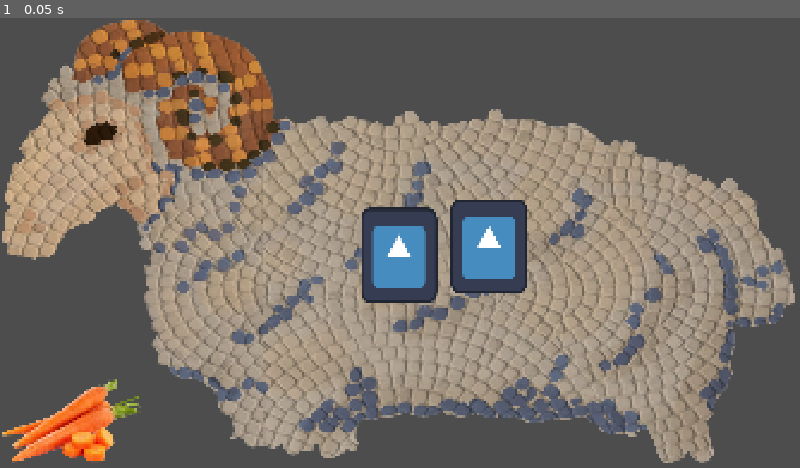
Above: before the commit, frame 1.
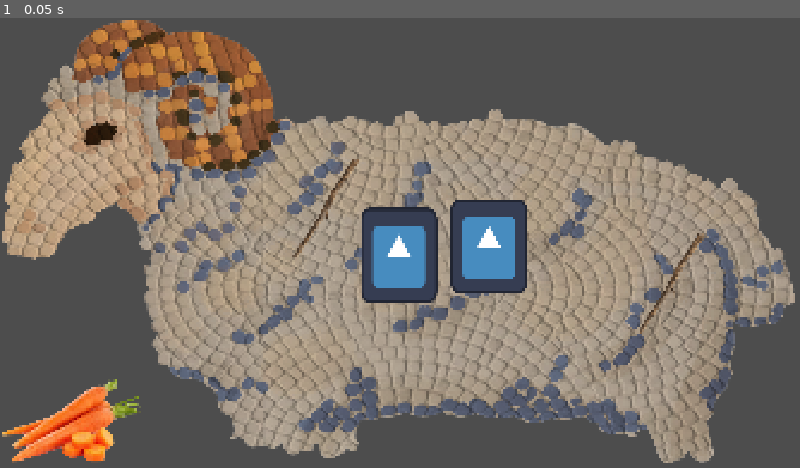
Above: after the commit, the same moment.

Repository: Corneeey/brackeys-2026
Game: Godot game, scene res://scenes/main.tscn
Same seed, same stepped clock (60 frames per second), same inputs: the game is played once before the commit and once after it. The engine's default icon, where the game draws it, is replaced by a stand-in: a white triangle on a blue panel in a dark square.
Inputs:
- Up to frame 1 (0.05 s): no input

The runs differ from the first frame. In frame 1, 0.3% of the frame differs, in the area x 36-88%, y 31-71%.

Commit message:
Implemented Sticks

Diff:
--- /dev/null
+++ b/globals/draggable_manager.gd
@@ -0,0 +1,3 @@
+extends Node
+
+var is_currently_dragging_something = false
--- a/globals/score_manager.gd
+++ b/globals/score_manager.gd
@@ -6,10 +6,14 @@
 @export_range(0, 50)
 var feed_food_score = 5
 
+@export_range(0, 50)
+var remove_stick_score = 15
+
 @export_range(0, 1)
 var scratch_score_per_movement = 0.001
 
 var score = 0
 
 func _process(_delta: float) -> void:
-	print("Score: ", score)
+	pass
+	#print("Score: ", score)
--- /dev/null
+++ b/globals/sheep_manager.gd
@@ -0,0 +1,3 @@
+extends Node
+
+var sheep_body : Area2D
--- a/project.godot
+++ b/project.godot
@@ -18,12 +18,23 @@
 [autoload]
 
 ScoreManager="*uid://nfvhqspm6gyy"
+DraggableManager="*uid://d25ecwnfu840h"
+SheepManager="*uid://dblbrkojlyuwu"
 
 [display]
 
 window/size/viewport_width=1920
 window/size/viewport_height=1080
 window/stretch/mode="canvas_items"
+window/stretch/aspect="expand"
+
+[input]
+
+drag={
+"deadzone": 0.2,
+"events": [Object(InputEventMouseButton,"resource_local_to_scene":false,"resource_name":"","device":-1,"window_id":0,"alt_pressed":false,"shift_pressed":false,"ctrl_pressed":false,"meta_pressed":false,"button_mask":0,"position":Vector2(0, 0),"global_position":Vector2(0, 0),"factor":1.0,"button_index":1,"canceled":false,"pressed":false,"double_click":false,"script":null)
+]
+}
 
 [physics]
 
--- a/scenes/dirt.gd
+++ b/scenes/dirt.gd
@@ -12,7 +12,6 @@
 
 func _input(event: InputEvent) -> void:
 	if(event is InputEventMouseMotion && is_getting_cleaned):
-		print("dirt is getting cleaned")
 		self.modulate = Color(self.modulate, dirt_alpha)
 		dirt_alpha -= 0.008
 
--- a/scenes/sheep.gd
+++ b/scenes/sheep.gd
@@ -2,6 +2,9 @@
 
 var is_in_hover_on_body = false
 @export var has_food = false
+
+func _ready() -> void:
+	SheepManager.sheep_body = $SheepBody
 
 func _on_sheep_body_mouse_entered() -> void:
 	is_in_hover_on_body = true
--- a/scenes/sheep.tscn
+++ b/scenes/sheep.tscn
@@ -3,6 +3,7 @@
 [ext_resource type="Texture2D" uid="uid://cmw0lnh1jot63" path="res://assets/minigame/sheep_clean.png" id="1_6qn06"]
 [ext_resource type="Script" uid="uid://scyn2qylqglk" path="res://scenes/sheep.gd" id="2_gw4f6"]
 [ext_resource type="PackedScene" uid="uid://b5xldglsskp0p" path="res://scenes/dirt.tscn" id="3_6qn06"]
+[ext_resource type="PackedScene" uid="uid://dkcwsi5qeduas" path="res://scenes/stick.tscn" id="4_55m3e"]
 
 [sub_resource type="CapsuleShape2D" id="CapsuleShape2D_o5qli"]
 radius = 105.42215
@@ -29,8 +30,14 @@
 position = Vector2(-550.07355, -83.8239)
 shape = SubResource("CapsuleShape2D_o5qli")
 
-[connection signal="mouse_entered" from="Dirt" to="." method="_on_dirt_mouse_entered"]
-[connection signal="mouse_exited" from="Dirt" to="." method="_on_dirt_mouse_exited"]
+[node name="Stick" parent="." unique_id=1770781443 instance=ExtResource("4_55m3e")]
+position = Vector2(-121.0788, -64.36477)
+rotation = 3.0130897
+
+[node name="Stick2" parent="." unique_id=574677491 instance=ExtResource("4_55m3e")]
+position = Vector2(455.61115, 77.088036)
+rotation = 3.0130897
+
 [connection signal="mouse_entered" from="SheepBody" to="." method="_on_sheep_body_mouse_entered"]
 [connection signal="mouse_exited" from="SheepBody" to="." method="_on_sheep_body_mouse_exited"]
 [connection signal="mouse_entered" from="SheepMouth" to="." method="_on_sheep_mouth_mouse_entered"]
--- /dev/null
+++ b/scenes/stick.gd
@@ -0,0 +1,32 @@
+extends Area2D
+
+var is_draggable = false
+var offset : Vector2
+
+var is_dissolving = false
+var alpha = 1
+
+func _process(delta: float) -> void:
+	if(is_draggable):
+		if(Input.is_action_just_pressed("drag")):
+			offset = get_global_mouse_position() - global_position
+			DraggableManager.is_currently_dragging_something = true
+		if(Input.is_action_pressed("drag")):
+			global_position = get_global_mouse_position() - offset
+		elif(Input.is_action_just_released("drag")):
+			DraggableManager.is_currently_dragging_something = false
+			if(!self.overlaps_area(SheepManager.sheep_body)):
+				is_dissolving = true
+	if(is_dissolving):
+		self.modulate = Color(self.modulate, alpha)
+		alpha -= delta
+
+func _mouse_enter() -> void:
+	if(!DraggableManager.is_currently_dragging_something && !is_dissolving):
+		is_draggable = true
+		scale = Vector2(1.05, 1.05)
+
+func _mouse_exit() -> void:
+	if(!DraggableManager.is_currently_dragging_something):
+		is_draggable = false
+		scale = Vector2(1, 1)
--- /dev/null
+++ b/scenes/stick.tscn
@@ -0,0 +1,21 @@
+[gd_scene format=3 uid="uid://dkcwsi5qeduas"]
+
+[ext_resource type="Script" uid="uid://b2oedlgvtf4sr" path="res://scenes/stick.gd" id="1_ld7er"]
+[ext_resource type="Texture2D" uid="uid://dav55o28iq56g" path="res://assets/stick.webp" id="2_m8wbh"]
+
+[sub_resource type="CapsuleShape2D" id="CapsuleShape2D_n54i3"]
+height = 218.00002
+
+[node name="Stick" type="Area2D" unique_id=1770781443]
+script = ExtResource("1_ld7er")
+
+[node name="CollisionShape2D" type="CollisionShape2D" parent="." unique_id=2137367200]
+position = Vector2(0, -7.6293945e-06)
+rotation = 0.64925444
+shape = SubResource("CapsuleShape2D_n54i3")
+
+[node name="Sprite2D" type="Sprite2D" parent="CollisionShape2D" unique_id=1062383732]
+position = Vector2(1, 7.6293945e-06)
+rotation = -0.8293609
+scale = Vector2(0.5149112, 0.49144652)
+texture = ExtResource("2_m8wbh")
Binary file added: assets/stick.webp
Not shown, added: assets/stick.webp.import
Not shown, added: globals/draggable_manager.gd.uid
Not shown, added: globals/sheep_manager.gd.uid
Not shown, added: scenes/stick.gd.uid
